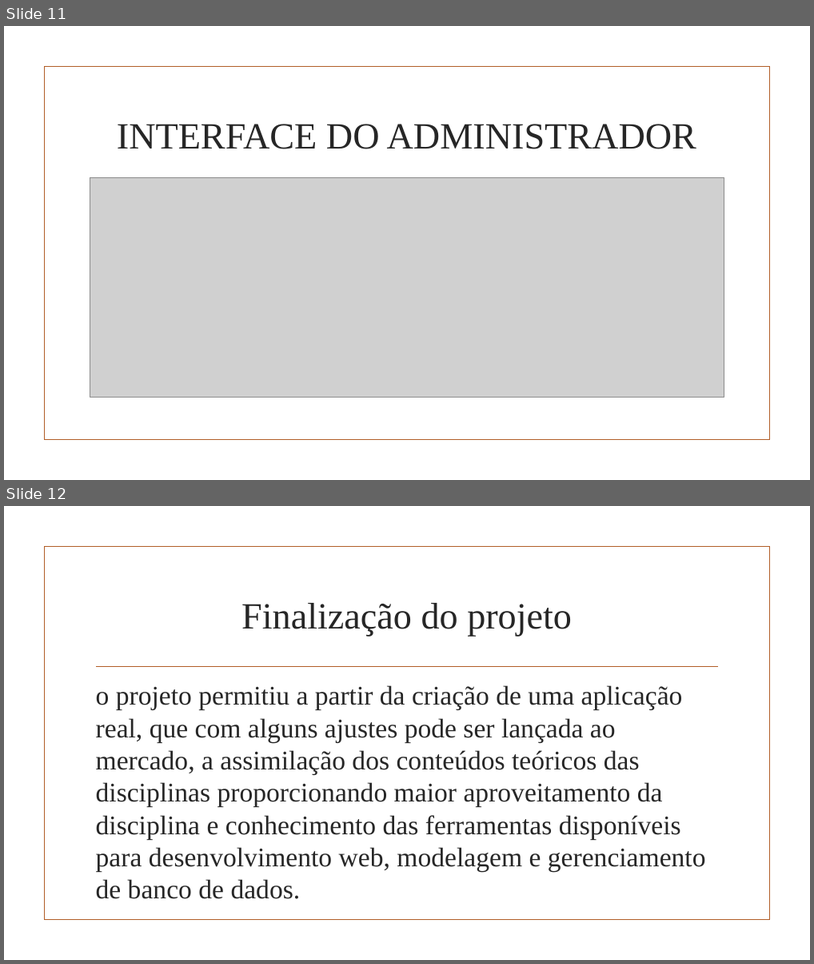
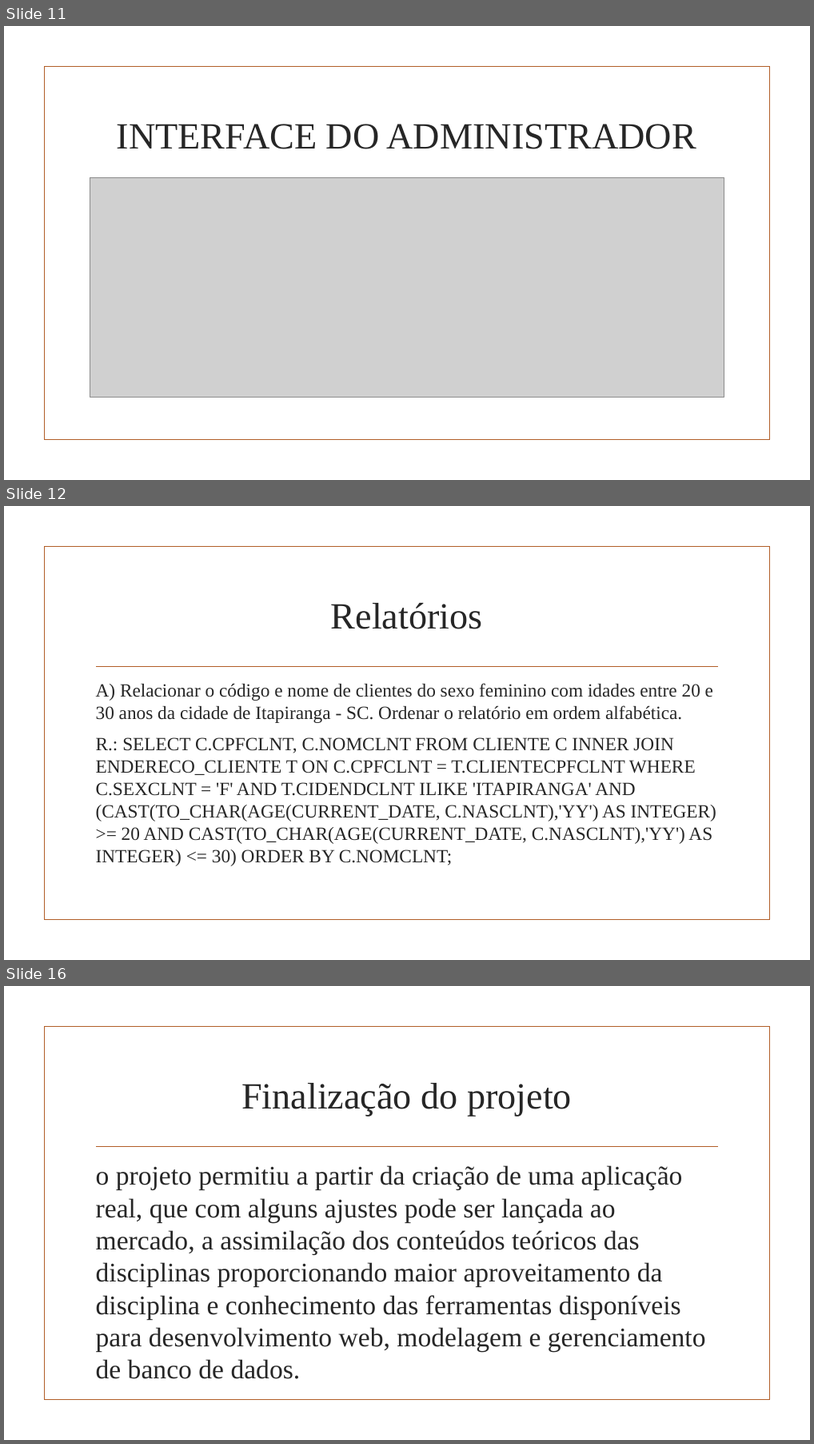
Before and after one commit to luismallmann/carneshop, a slide deck: doc/CarneShop e-commerce Apresentacao.pptx. Shown one above the other, each under a label of ours: slides 11 and 12 before the commit, slides 11, 12 and 16 after it; the slides between them are not shown. The pictures are 814x964 and 814x1444 pixels, drawn with LibreOffice and Linux fonts; fonts in the diff are those of the drawing; grey boxes stand for pictures; background and template pictures are left out. Boxes give left, top, right and bottom in pixels: in the first picture for what was removed or moved away, otherwise in the second. Text is boxed around its words. In the diff, an @@ line names an element or a change of style, - is before the commit and + after.

```diff
--- a/doc/CarneShop e-commerce Apresentacao.pptx
+++ b/doc/CarneShop e-commerce Apresentacao.pptx
@@ slide 12 added at (4, 506, 810, 960), background picture (left out); not listed: 2 template elements that a slide beside it also shows @@
@@ title added at (331, 603, 483, 629), 44 pt, text #262626 @@
+Relatórios
@@ text added at (96, 683, 717, 866), 22.2 pt, text #262626 @@
+A) Relacionar o código e nome de clientes do sexo feminino com idades entre 20 e 30 anos da cidade de Itapiranga - SC. Ordenar o relatório em ordem alfabética.
+R.: SELECT C.CPFCLNT, C.NOMCLNT FROM CLIENTE C INNER JOIN ENDERECO_CLIENTE T ON C.CPFCLNT = T.CLIENTECPFCLNT WHERE C.SEXCLNT = 'F' AND T.CIDENDCLNT ILIKE 'ITAPIRANGA' AND (CAST(TO_CHAR(AGE(CURRENT_DATE, C.NASCLNT),'YY') AS INTEGER) >= 20 AND CAST(TO_CHAR(AGE(CURRENT_DATE, C.NASCLNT),'YY') AS INTEGER) <= 30) ORDER BY C.NOMCLNT;
@@ what was slide 12 is now slide 16 @@
```
Also in this commit, not shown: 3 other slides added.
